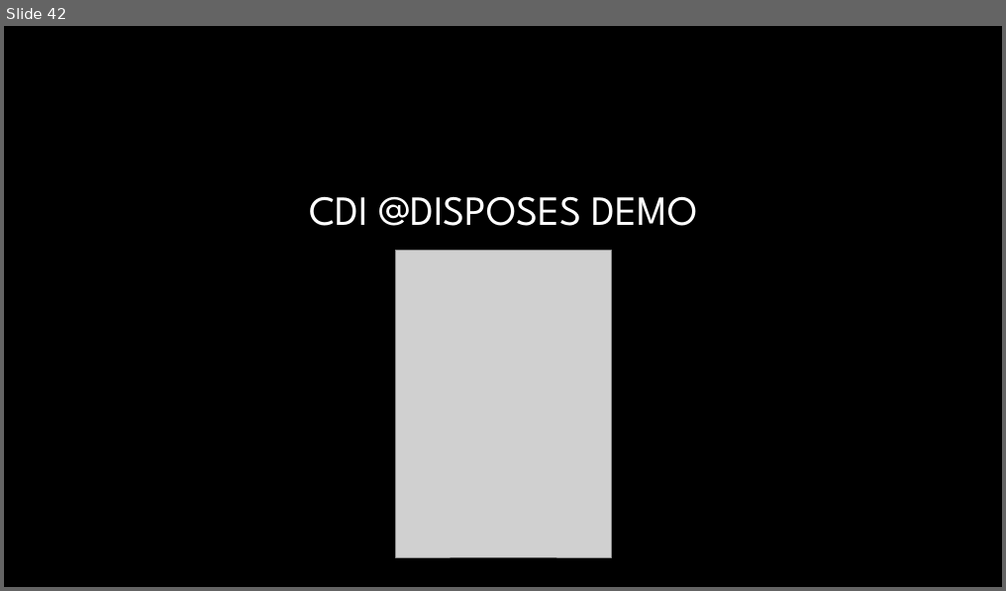
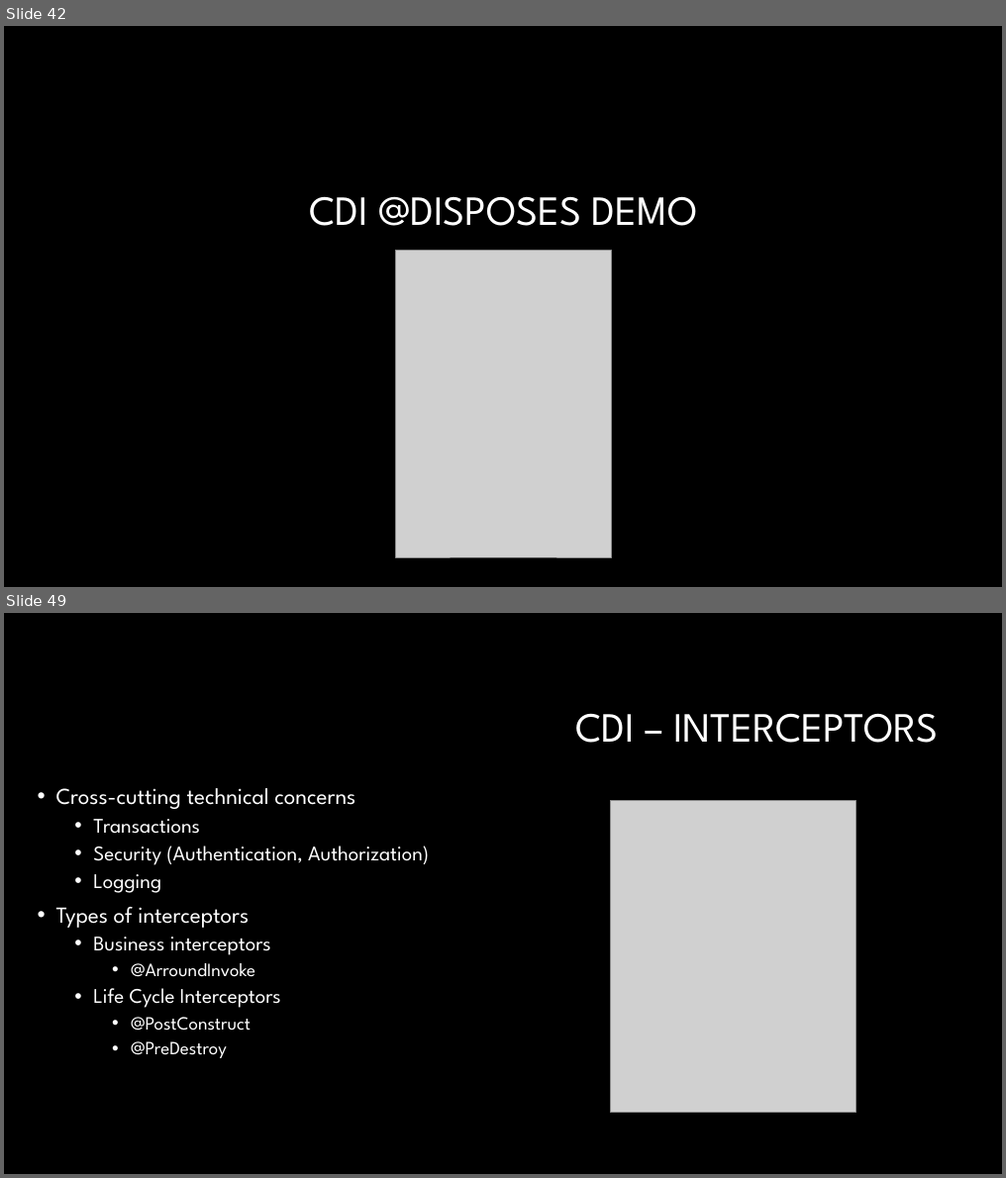
Before and after one commit to Crypto93/CDI_overview, a slide deck: CDI_overview_presentation.pptx. Shown one above the other, each under a label of ours: slide 42 before the commit, slides 42 and 49 after it; the slides between them are not shown. The pictures are 1006x591 and 1006x1178 pixels, drawn with LibreOffice and Linux fonts; fonts in the diff are those of the drawing; grey boxes stand for pictures; background and template pictures are left out. Boxes give left, top, right and bottom in pixels: in the first picture for what was removed or moved away, otherwise in the second. Text is boxed around its words. In the diff, an @@ line names an element or a change of style, - is before the commit and + after.

```diff
--- a/CDI_overview_presentation.pptx
+++ b/CDI_overview_presentation.pptx
@@ slide 49 added at [4, 613, 1002, 1174], background #000000 @@
@@ title added at [575, 713, 939, 743], 40 pt, text #FFFFFF @@
+CDI – INTERCEPTORS
@@ text added at [56, 788, 429, 1059], 20 pt, text #FFFFFF @@
+• Cross-cutting technical concerns
+  • Transactions
+  • Security (Authentication, Authorization)
+  • Logging
+• Types of interceptors
+  • Business interceptors
+    • @ArroundInvoke
+  • Life Cycle Interceptors
+    • @PostConstruct
+    • @PreDestroy
@@ picture added at [611, 801, 856, 1113] @@
```
Also in this commit, not shown: 16 other slides added.
